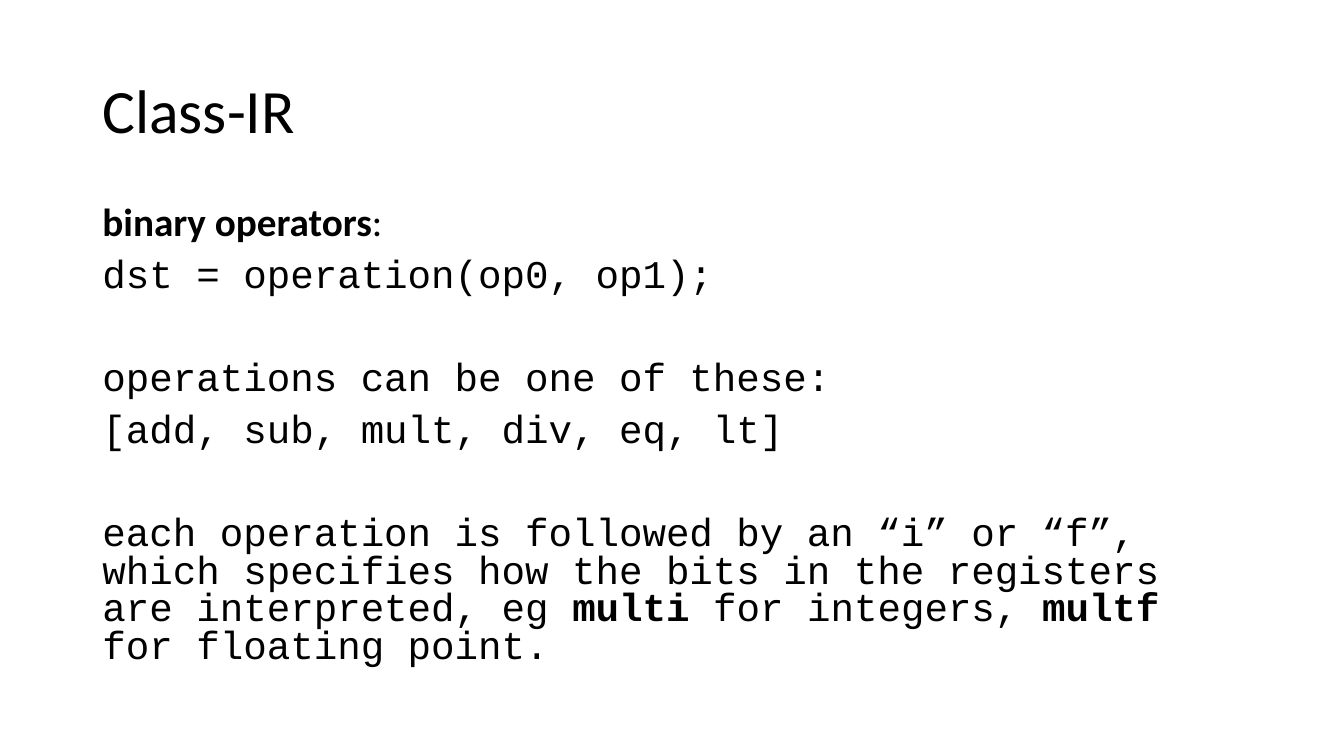
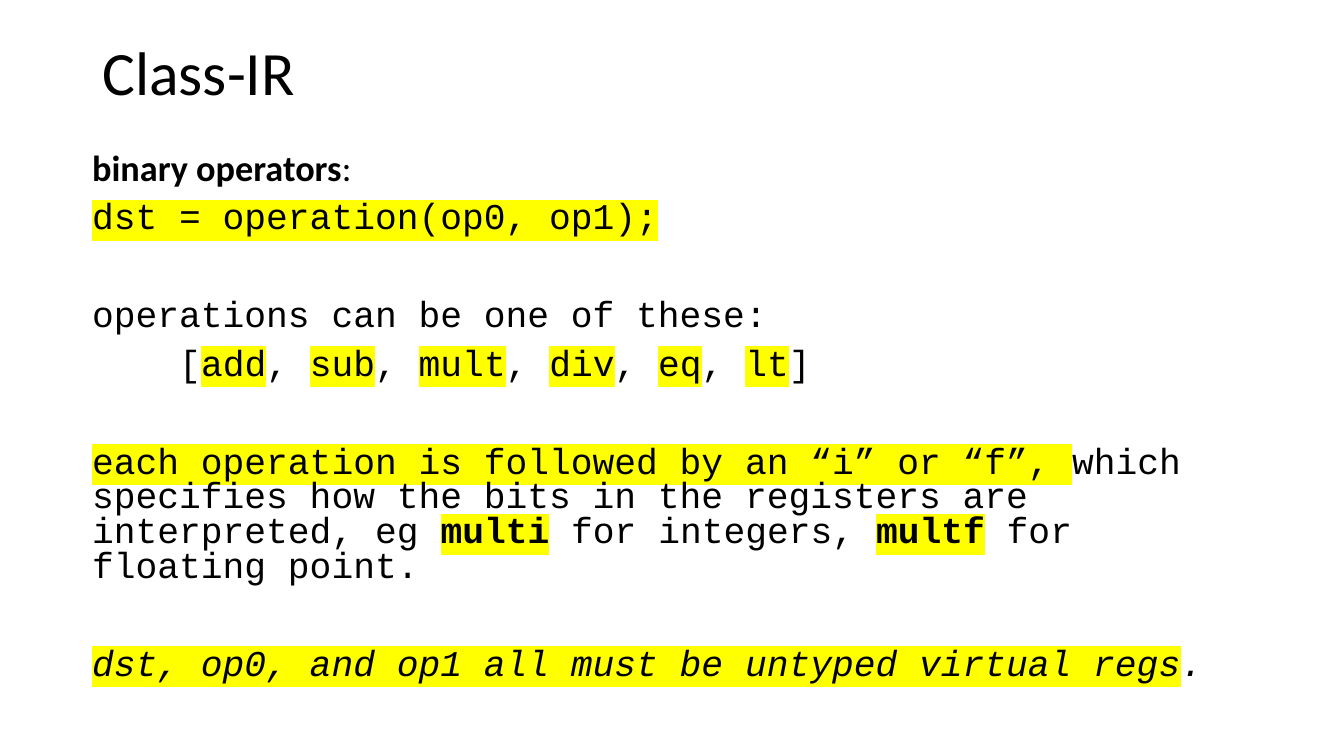
Before and after one commit to siero/CSE110A-W26, a slide deck: slide 21 of PDFS/C110-M3-04-FUNCTIONS-IR-SCOPE.pptx. Drawn at 1344x756 pixels with LibreOffice and Linux fonts; fonts in the diff are those of the drawing. Boxes give left, top, right and bottom in pixels: in the first picture for what was removed or moved away, otherwise in the second. Text is boxed around its words. In the diff, an @@ line names an element or a change of style, - is before the commit and + after.

```diff
--- a/PDFS/C110-M3-04-FUNCTIONS-IR-SCOPE.pptx
+++ b/PDFS/C110-M3-04-FUNCTIONS-IR-SCOPE.pptx
@@ title "Class-IR": place and size @@
-title "Class-IR" at bbox=[102, 90, 294, 134]
+title "Class-IR" at bbox=[102, 52, 294, 96]
@@ text "binary operators:": place and size @@
-text "binary operators:" at bbox=[102, 208, 1159, 667]
+text "binary operators:" at bbox=[92, 155, 1202, 686]
@@ text at bbox=[92, 155, 1181, 586]: size 28 to 25.9 pt in "binary operators:", "dst = operation(op0, op1);", "operations can be one of these:", "[add, sub, mult, div, eq, lt]" and 1 more places; highlight none to #FFFF00 in "dst = operation(op0, op1);", "[add, sub, mult, div, eq, lt]", "each operation is followed by an “i” ..." @@
@@ text at bbox=[92, 650, 1202, 686]: paragraph added @@
+dst, op0, and op1 all must be untyped virtual regs.
```
Also in this commit, not shown: 51 other slides changed, 4 slides added, 4 slides removed, 1 other file.
